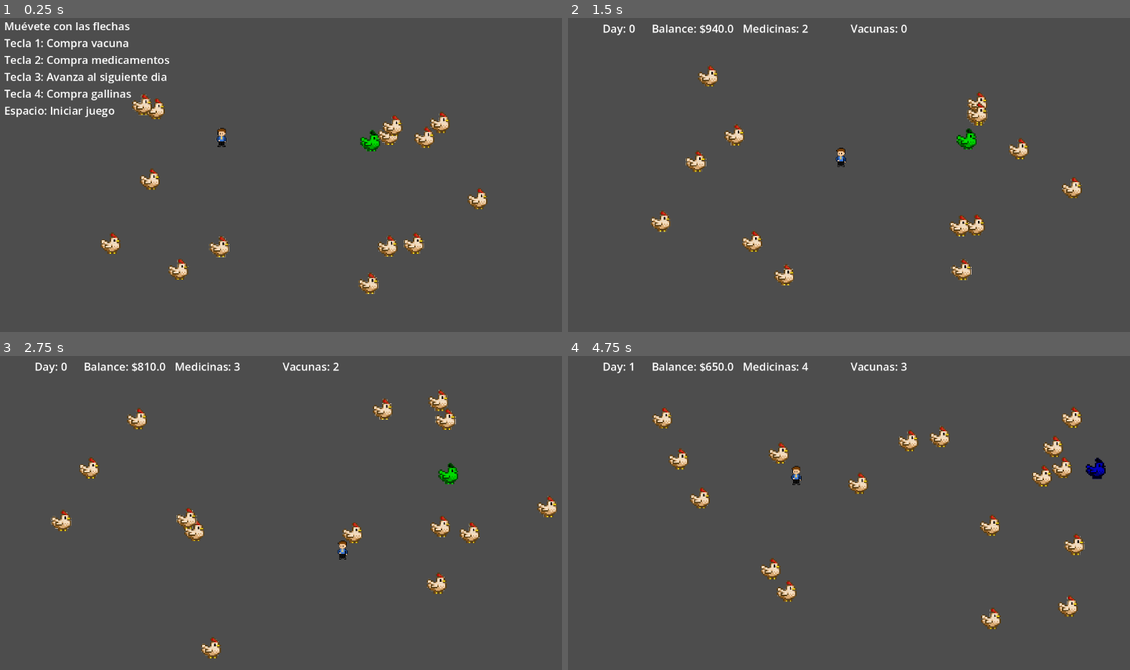
Above: before the commit, frames 1-4 (two rows, left to right).
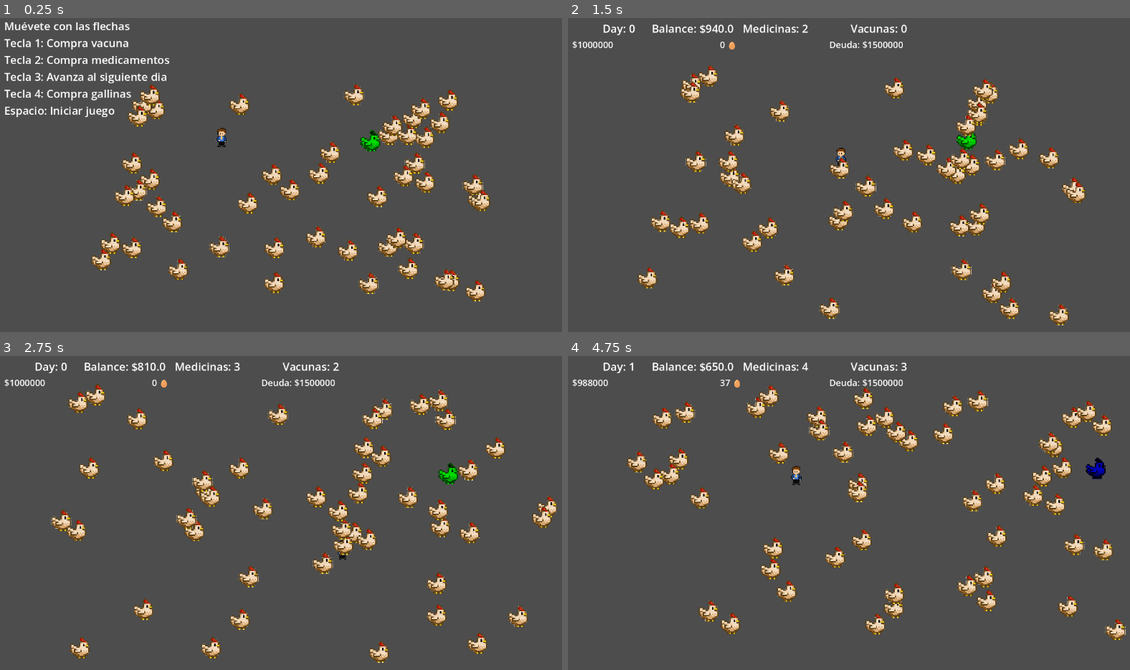
Above: after the commit, the same moments.

Repository: Julian049/huevo-o-nada
Game: Godot game, scene res://scenes/world/main.tscn
Two runs of this game, one before a commit and one after it. Both use one fixed random seed, a clock stepped at 60 frames per second and the inputs below.
Inputs:
- Up to frame 1 (0.25 s): no input
- Up to frame 2 (1.5 s): tap Enter at 0.5 s; hold Right (ui_right) 0.53-1.28 s; tap 1 at 0.6 s; tap Space at 0.77 s; tap 2 at 0.8, 1.35 s; hold Down (ui_down) from 1.28 s (still down)
- Up to frame 3 (2.75 s): tap Space at 1.52 s; tap 1 at 1.55, 2.1 s; release Down (ui_down) at 2.03 s; hold Right (ui_right) from 2.03 s (still down); tap 2 at 2.3 s
- Up to frame 4 (4.75 s): release Right (ui_right) at 2.78 s; hold Up (ui_up) 2.78-3.53 s; tap 2 at 2.85, 3.8 s; tap Space at 3.02, 3.77, 4.52 s; tap 1 at 3.05, 4.55 s; hold Left (ui_left) from 3.53 s (still down); tap 3 at 3.6 s; tap 4 at 4.35 s

The runs differ from the first frame. In frame 1, 5.2% of the frame differs, in the area x 16-88%, y 21-91%; in frame 2, 5.3%; in frame 3, 5.5%; in frame 4, 6.4%, in the area x 0-100%, y 7-91%.

Commit message:
Modelo 5 en su totalidad

Diff:
--- a/scenes/world/main.gd
+++ b/scenes/world/main.gd
@@ -6,10 +6,11 @@
 @onready var player         : Node = $Player
 @onready var ui_manager     : Node = $UIManager
 @onready var hen_manager    : Node = $HenManager
+@onready var model5_economy : Node = $Model5Economy
 
 const MAX_DAYS : int = 30
-const NUMBER_OF_HENS  : int = 15
-const GALPON_CAPACITY : int = 30
+const NUMBER_OF_HENS  : int = 50
+const GALPON_CAPACITY : int = 100
 const BATCH_SIZE : int = 3
 
 var is_running  : bool = false
@@ -22,6 +23,18 @@
 	disease_model.day_processed.connect(_on_day_processed)
 
 	hen_manager.spawn_initial_batch(NUMBER_OF_HENS, survival_model, is_running)
+
+	# Inicializar Modelo 5 — Economía
+	model5_economy.initialize()
+	model5_economy.comprador_llego.connect(_on_comprador_llego)
+	model5_economy.precio_actualizado.connect(_on_precio_actualizado)
+	model5_economy.costo_maiz_actualizado.connect(_on_costo_maiz_actualizado)
+	model5_economy.banquero_visito.connect(_on_banquero_visito)
+	model5_economy.inspeccion_ocurrio.connect(_on_inspeccion_ocurrio)
+	model5_economy.oferta_vacunas_disponible.connect(_on_oferta_vacunas_disponible)
+	model5_economy.vecino_vendio.connect(_on_vecino_vendio)
+	model5_economy.balance_actualizado.connect(_on_balance_actualizado)
+	model5_economy.game_over.connect(_on_economy_game_over)
 
 	# Bloquea al jugador hasta que inicie el juego
 	player.set_physics_process(false)
@@ -57,6 +70,13 @@
 	ui_manager.setup_running_ui()
 	ui_manager.update_hud(day, player)
 
+	# Forzar actualización inicial de la economía en pantalla (Día 0)
+	ui_manager.update_economy(
+		model5_economy.balance_caja,
+		model5_economy.inventario_huevos,
+		model5_economy.DEUDA_TOTAL - model5_economy.acumulado_ventas
+	)
+
 # Dispara el tick diario enviando el estado de vacunas/medicinas al modelo
 func _advance_day() -> void:
 	var used_vaccine  : bool = player.try_use_vaccine()
@@ -73,8 +93,64 @@
 	day = int(report["day"])
 	ui_manager.update_hud(day, player)
 
+	# Modelo 5 — Economía: procesar después de los modelos 3 y 4
+	var produccion := _calcular_produccion()
+	model5_economy.process_day(
+		day,
+		hen_manager.active_hens.size(),
+		produccion,
+		0  # robos: 0 hasta que Modelo 2 esté integrado
+	)
+
 	_validate_game_over()
 	_print_debug_state(day)
+
+# Calcula la producción de huevos del día — sección 3.b.5.6
+# Tasa de postura: 0.8 por gallina sana (current_state == 0)
+func _calcular_produccion() -> int:
+	var total := 0
+	for gallina in hen_manager.active_hens:
+		if gallina.current_state == 0:
+			if randf() < model5_economy.TASA_POSTURA:
+				total += 1
+	return total
+
+# --- CALLBACKS DEL MODELO 5 (ECONOMÍA) ---
+
+func _on_comprador_llego(ingreso: float) -> void:
+	ui_manager.show_event_banner("🛒 Venta: $" + str(int(ingreso)))
+
+func _on_precio_actualizado(nuevo_precio: int) -> void:
+	ui_manager.show_event_banner("📈 Precio huevo: $" + str(nuevo_precio))
+
+func _on_costo_maiz_actualizado(nuevo_costo: int) -> void:
+	ui_manager.show_event_banner("🌽 Costo alimento: $" + str(nuevo_costo))
+
+func _on_banquero_visito(deuda_restante: float) -> void:
+	ui_manager.show_event_banner("🏦 Deuda restante: $" + str(int(deuda_restante)))
+
+func _on_inspeccion_ocurrio(multa: float) -> void:
+	ui_manager.show_event_banner("🚨 Multa: $" + str(int(multa)))
+
+func _on_oferta_vacunas_disponible() -> void:
+	ui_manager.show_event_banner("💊 ¡Vacunas con 40% descuento!")
+
+func _on_vecino_vendio(nuevo_precio: int) -> void:
+	ui_manager.show_event_banner("😤 Vecino vendió primero. Precio: $" + str(nuevo_precio))
+
+func _on_balance_actualizado(nuevo_balance: float, acumulado: float) -> void:
+	ui_manager.update_economy(nuevo_balance, model5_economy.inventario_huevos,
+								model5_economy.DEUDA_TOTAL - acumulado)
+
+func _on_economy_game_over(tipo: String) -> void:
+	is_running = false
+	hen_manager.set_hens_moving(false)
+	player.set_physics_process(false)
+	player.set_process(false)
+	match tipo:
+		"BANCARROTA": ui_manager.show_game_over("¡Bancarrota! Te quedaste sin dinero.")
+		"VICTORIA":   ui_manager.show_game_over("¡Granja salvada! Deuda pagada.")
+		"EMBARGO":    ui_manager.show_game_over("El banquero ejecuto el embargo.")
 
 # Verifica si se alcanzó el límite de días o si murieron todas las gallinas
 func _validate_game_over() -> void:
--- a/scenes/world/main.tscn
+++ b/scenes/world/main.tscn
@@ -6,6 +6,7 @@
 [ext_resource type="Script" uid="uid://wf5prflh3h6a" path="res://scripts/models/model4_queues.gd" id="4_wbupf"]
 [ext_resource type="Script" uid="uid://dfk4pqppim6la" path="res://scenes/world/ui_manager.gd" id="5_tt8nk"]
 [ext_resource type="Script" uid="uid://b2n268843jdok" path="res://scenes/world/hen_manager.gd" id="6_6r0uj"]
+[ext_resource type="Script" path="res://scripts/models/model5_economy.gd" id="7_m5eco"]
 
 [node name="Main" type="Node2D" unique_id=1355193245]
 script = ExtResource("1_ig7tw")
@@ -81,3 +82,46 @@
 
 [node name="HenManager" type="Node2D" parent="." unique_id=1792770548]
 script = ExtResource("6_6r0uj")
+
+[node name="Model5Economy" type="Node" parent="."]
+script = ExtResource("7_m5eco")
+
+[node name="BalanceLabel" type="Label" parent="UIManager"]
+visible = false
+offset_left = 23.0
+offset_top = 55.0
+offset_right = 300.0
+offset_bottom = 86.0
+theme_override_font_sizes/font_size = 18
+text = "$1000000"
+
+[node name="InventarioLabel" type="Label" parent="UIManager"]
+visible = false
+offset_left = 320.0
+offset_top = 55.0
+offset_right = 520.0
+offset_bottom = 86.0
+theme_override_font_sizes/font_size = 18
+text = "0 🥚"
+
+[node name="DeudaLabel" type="Label" parent="UIManager"]
+visible = false
+offset_left = 540.0
+offset_top = 55.0
+offset_right = 800.0
+offset_bottom = 86.0
+theme_override_font_sizes/font_size = 18
+text = "Deuda: $1500000"
+
+[node name="EventBanner" type="PanelContainer" parent="UIManager"]
+visible = false
+offset_left = 250.0
+offset_top = 520.0
+offset_right = 800.0
+offset_bottom = 560.0
+
+[node name="Label" type="Label" parent="UIManager/EventBanner"]
+layout_mode = 2
+theme_override_font_sizes/font_size = 18
+text = ""
+horizontal_alignment = 1
--- a/scenes/world/ui_manager.gd
+++ b/scenes/world/ui_manager.gd
@@ -25,8 +25,14 @@
 	label_vaccines.visible = true
 	label_medications.visible = true
 
+	# Mostrar UI del Modelo 5
+	$BalanceLabel.visible = true
+	$InventarioLabel.visible = true
+	$DeudaLabel.visible = true
+
 # Activa el cartel de fin de juego
-func show_game_over() -> void:
+func show_game_over(mensaje: String = "GAME OVER") -> void:
+	label_game_over.text = mensaje
 	label_game_over.visible = true
 
 # Refresca los textos en pantalla con los datos actuales del jugador y el día
@@ -35,3 +41,18 @@
 	if label_balance: label_balance.text = "Balance: $" + str(player.balance)
 	if label_vaccines: label_vaccines.text = "Vacunas: " + str(player.vaccine_inventory)
 	if label_medications: label_medications.text = "Medicinas: " + str(player.medicine_inventory)
+
+# --- FUNCIONES DEL MODELO 5 (ECONOMÍA) ---
+
+func update_economy(balance: float, inventario: int, deuda_restante: float) -> void:
+	# Asegúrate de que estos nodos Label existan en tu escena HUD
+	$BalanceLabel.text      = "$" + str(int(balance))
+	$InventarioLabel.text   = str(inventario) + " 🥚"
+	$DeudaLabel.text        = "Deuda: $" + str(int(deuda_restante))
+
+func show_event_banner(mensaje: String) -> void:
+	$EventBanner/Label.text = mensaje
+	$EventBanner.visible    = true
+	# Ocultar automáticamente después de 3 segundos
+	await get_tree().create_timer(3.0).timeout
+	$EventBanner.visible = false
--- /dev/null
+++ b/scripts/models/model5_economy.gd
@@ -0,0 +1,180 @@
+extends Node
+
+# --- SEÑALES ---
+signal comprador_llego(ingreso: float)
+signal precio_actualizado(nuevo_precio: int)
+signal costo_maiz_actualizado(nuevo_costo: int)
+signal banquero_visito(deuda_restante: float)
+signal inspeccion_ocurrio(multa: float)
+signal oferta_vacunas_disponible()
+signal vecino_vendio(nuevo_precio: int)
+signal balance_actualizado(nuevo_balance: float, acumulado: float)
+signal game_over(tipo: String)
+
+# --- CONSTANTES DE RANGOS Y DISTRIBUCIONES ---
+const DEUDA_TOTAL           := 1_500_000.0
+const BALANCE_INICIAL       := 1_000_000.0
+const PRECIO_HUEVO_INICIAL  := 800
+const COSTO_ALIMENTO_INICIAL:= 140
+const COSTOS_AGUA_LUZ       := 5_000.0
+
+const PRECIO_HUEVO_MIN  := 600
+const PRECIO_HUEVO_MAX  := 1200
+const PRECIO_HUEVO_PASO := 50
+const COSTO_MAIZ_MIN    := 80
+const COSTO_MAIZ_MAX    := 200
+const COSTO_MAIZ_PASO   := 20
+const MULTA_MIN         := 500_000.0
+const MULTA_MAX         := 1_000_000.0
+
+const P_INSPECCION      := 0.15
+const P_OFERTA_VACUNAS  := 0.20
+const P_VECINO_VENDE    := 0.10
+const PRECIO_BAJADA_VECINO := 50
+const TASA_POSTURA      := 0.8
+
+const DIAS_COMPRADOR    := [5, 10, 15, 20, 25, 30]
+const DIAS_PRECIO_HUEVO := [7, 14, 21, 28]
+const DIAS_COSTO_MAIZ   := [8, 16, 24]
+const DIAS_BANQUERO     := [10, 20, 30]
+
+# --- VARIABLES DE ESTADO ---
+var balance_caja:       float
+var inventario_huevos:  int
+var precio_huevo:       int
+var costo_alimento_dia: int
+var acumulado_ventas:   float
+
+# --- COLA DE EVENTOS ---
+var _cola_eventos: Array
+
+# Inicializa el modelo con los valores de la Tabla de Verdad
+func initialize() -> void:
+	balance_caja       = BALANCE_INICIAL
+	inventario_huevos  = 0
+	precio_huevo       = PRECIO_HUEVO_INICIAL
+	costo_alimento_dia = COSTO_ALIMENTO_INICIAL
+	acumulado_ventas   = 0.0
+	_cola_eventos      = []
+	_generar_cola_eventos()
+
+# Construye la lista ordenada de todos los eventos del juego — sección 3.b.5.8
+func _generar_cola_eventos() -> void:
+	_cola_eventos = []
+
+	# Eventos deterministas — sección 3.b.5.5
+	for dia in DIAS_COMPRADOR:
+		_cola_eventos.append({"dia": dia, "tipo": "COMPRADOR"})
+	for dia in DIAS_PRECIO_HUEVO:
+		_cola_eventos.append({"dia": dia, "tipo": "PRECIO_HUEVO"})
+	for dia in DIAS_COSTO_MAIZ:
+		_cola_eventos.append({"dia": dia, "tipo": "COSTO_MAIZ"})
+	for dia in DIAS_BANQUERO:
+		_cola_eventos.append({"dia": dia, "tipo": "BANQUERO"})
+
+	# Eventos estocásticos — sección 3.b.5.5
+	# Inspección: días impares, Bernoulli(0.15)
+	# Oferta vacunas: días 5-25, Bernoulli(0.20)
+	# Venta vecino: días pares, Bernoulli(0.10)
+	for dia in range(1, 31):
+		if dia % 2 != 0 and _bernoulli(P_INSPECCION):
+			_cola_eventos.append({"dia": dia, "tipo": "INSPECCION"})
+		if dia >= 5 and dia <= 25 and _bernoulli(P_OFERTA_VACUNAS):
+			_cola_eventos.append({"dia": dia, "tipo": "OFERTA_VACUNAS"})
+		if dia % 2 == 0 and _bernoulli(P_VECINO_VENDE):
+			_cola_eventos.append({"dia": dia, "tipo": "VENTA_VECINO"})
+
+	# Ordenar cronológicamente
+	_cola_eventos.sort_custom(func(a, b): return a["dia"] < b["dia"])
+
+# Función principal del modelo — procesa todos los eventos del día actual
+# Traduce las fórmulas de la sección 3.b.5.3 y pseudocódigo de la sección 3.b.5.8
+func process_day(dia_actual: int, n_gallinas: int, produccion: int, robos: int) -> void:
+
+	# 1. Actualizar inventario — fórmula sección 3.b.5.3:
+	# inventario(t+1) = inventario(t) + produccion(t) - robos(t)
+	inventario_huevos += produccion - robos
+
+	# 2. Descontar costos fijos del día — fórmula sección 3.b.5.3:
+	# costos_dia = costo_alimento_dia × N(t) + costos_agua_luz
+	var costos_dia := costo_alimento_dia * n_gallinas + COSTOS_AGUA_LUZ
+	balance_caja -= costos_dia
+
+	# 3. Verificar bancarrota — condición sección 3.b.5.3:
+	# Derrota bancarrota: balance_caja <= 0 en cualquier día t
+	if balance_caja <= 0:
+		emit_signal("game_over", "BANCARROTA")
+		return
+
+	# 4. Procesar todos los eventos de este día
+	for evento in _cola_eventos:
+		if evento["dia"] == dia_actual:
+			_procesar_evento(evento["tipo"], dia_actual)
+
+	# 5. Emitir estado actualizado
+	emit_signal("balance_actualizado", balance_caja, acumulado_ventas)
+
+# Procesa un evento individual según su tipo — sección 3.b.5.5
+func _procesar_evento(tipo: String, dia_actual: int) -> void:
+	match tipo:
+
+		"COMPRADOR":
+			# fórmula sección 3.b.5.3
+			var ingreso := inventario_huevos * precio_huevo
+			balance_caja     += ingreso
+			acumulado_ventas += ingreso
+			inventario_huevos = 0
+			emit_signal("comprador_llego", float(ingreso))
+
+		"PRECIO_HUEVO":
+			# Uniforme discreta U{600,...,1200} paso 50 — sección 3.b.5.2
+			precio_huevo = _uniforme_discreta(PRECIO_HUEVO_MIN, PRECIO_HUEVO_MAX, PRECIO_HUEVO_PASO)
+			emit_signal("precio_actualizado", precio_huevo)
+
+		"COSTO_MAIZ":
+			# Uniforme discreta U{80,...,200} paso 20 — sección 3.b.5.2
+			costo_alimento_dia = _uniforme_discreta(COSTO_MAIZ_MIN, COSTO_MAIZ_MAX, COSTO_MAIZ_PASO)
+			emit_signal("costo_maiz_actualizado", costo_alimento_dia)
+
+		"BANQUERO":
+			var deuda_restante := DEUDA_TOTAL - acumulado_ventas
+			emit_signal("banquero_visito", deuda_restante)
+			# Condición final solo en día 30 — sección 3.b.5.3
+			if dia_actual == 30:
+				if acumulado_ventas >= DEUDA_TOTAL:
+					emit_signal("game_over", "VICTORIA")
+				else:
+					emit_signal("game_over", "EMBARGO")
+
+		"INSPECCION":
+			# Uniforme continua U(500.000, 2.000.000) — sección 3.b.5.5
+			var multa := _uniforme_continua(MULTA_MIN, MULTA_MAX)
+			balance_caja -= multa
+			emit_signal("inspeccion_ocurrio", multa)
+
+		"OFERTA_VACUNAS":
+			emit_signal("oferta_vacunas_disponible")
+
+		"VENTA_VECINO":
+			# precio_huevo = MAX(600, precio_huevo - 50) — sección 3.b.5.5
+			precio_huevo = max(PRECIO_HUEVO_MIN, precio_huevo - PRECIO_BAJADA_VECINO)
+			emit_signal("vecino_vendio", precio_huevo)
+
+# --- FUNCIONES AUXILIARES DE DISTRIBUCIONES ---
+# Traducción directa del pseudocódigo de la sección 3.b.5.8
+
+# Bernoulli(p): retorna true con probabilidad p
+# Fuente: sección 3.b.5.8 — "SI aleatorio() < p: 1  SINO: 0"
+func _bernoulli(p: float) -> bool:
+	return randf() < p
+
+# UniformeDiscreta(a, b, s): valor aleatorio en {a, a+s, a+2s, ..., b}
+# Fuente: sección 3.b.5.8 — "a + aleatorio_entero(0, (b-a)/s) * s"
+func _uniforme_discreta(minimo: int, maximo: int, paso: int) -> int:
+	var n := int((maximo - minimo) / paso)
+	return minimo + randi_range(0, n) * paso
+
+# UniformeContinua(a, b): valor real aleatorio en [a, b]
+# Fuente: sección 3.b.5.8 — "a + aleatorio() * (b-a)"
+func _uniforme_continua(minimo: float, maximo: float) -> float:
+	return minimo + randf() * (maximo - minimo)
Not shown, added: scripts/models/model5_economy.gd.uid
